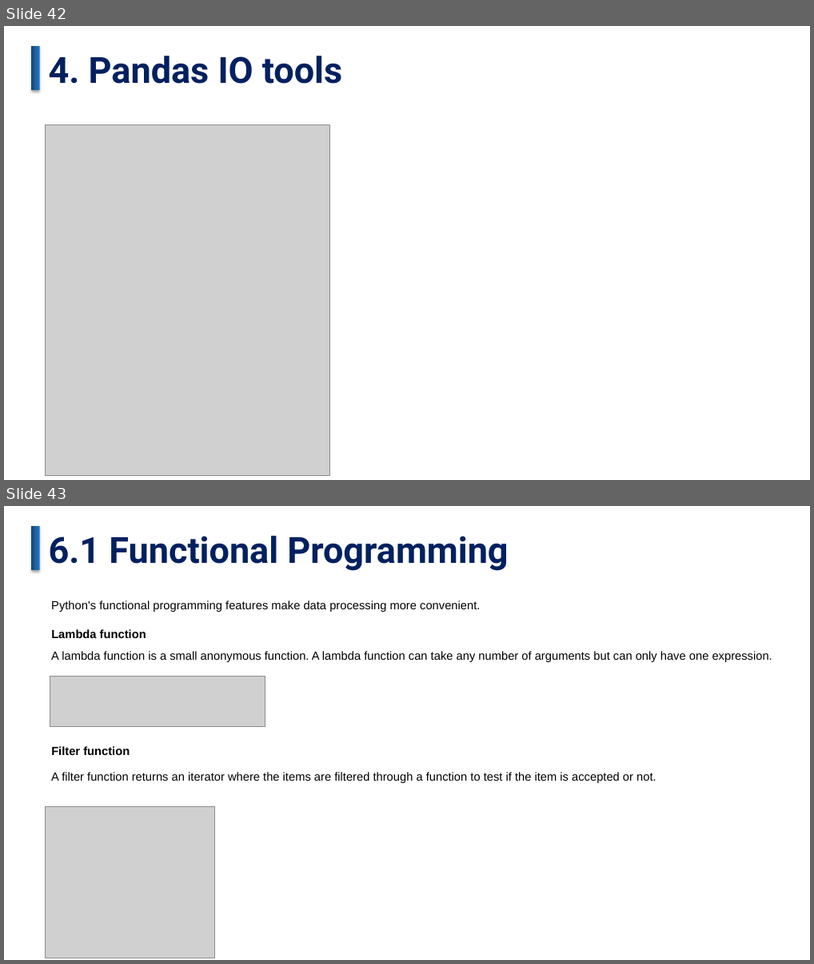
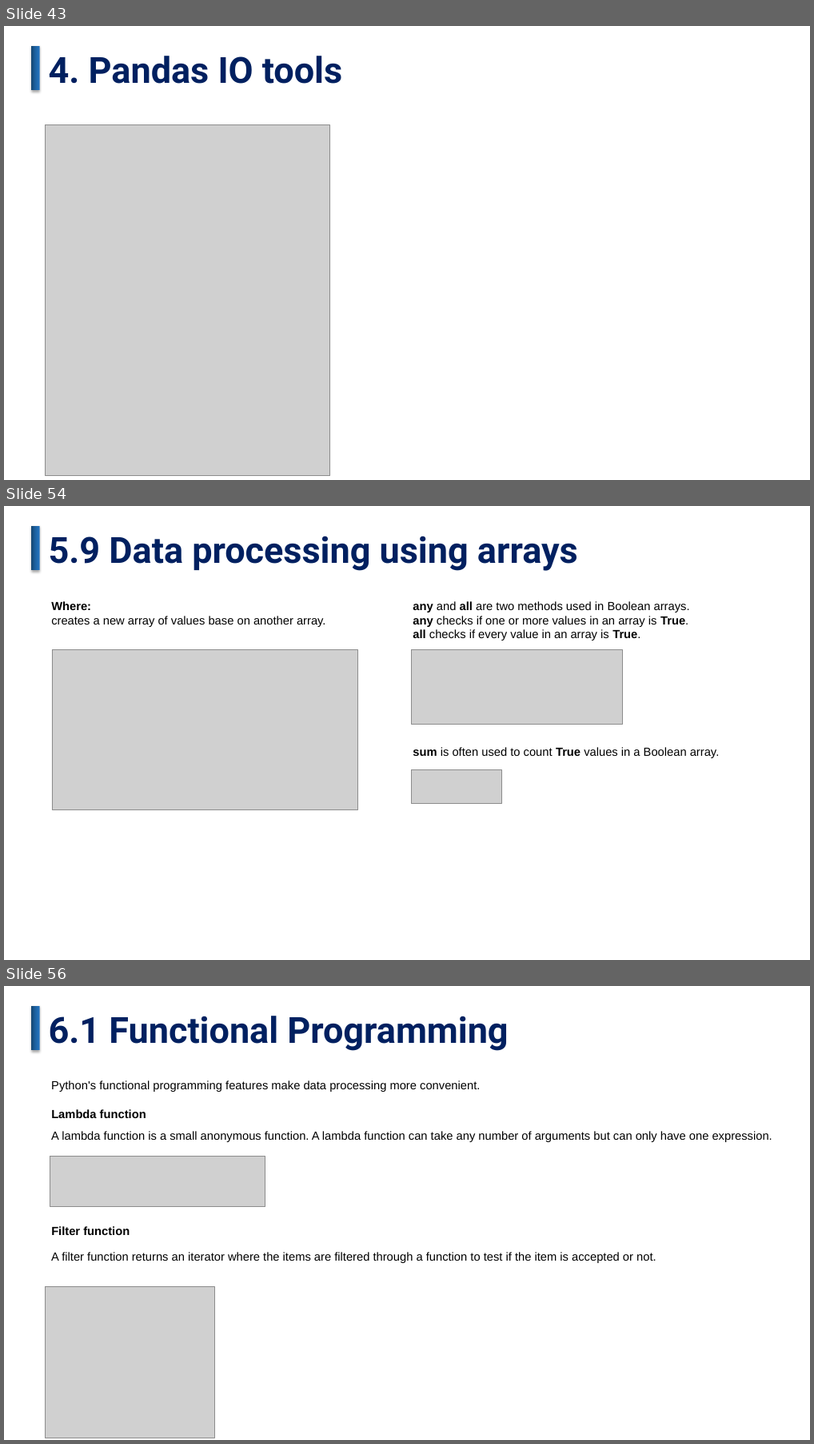
Before and after one commit to JasonZhangHub/DataAnalysiswithPython-FullCourseForBeginners, a slide deck: Data Analysis with Python-Full Course for Beginners.pptx. Shown one above the other, each under a label of ours: slides 42 and 43 before the commit, slides 43, 54 and 56 after it; the slides between them are not shown. The pictures are 814x964 and 814x1444 pixels, drawn with LibreOffice and Linux fonts; fonts in the diff are those of the drawing; grey boxes stand for pictures. Boxes give left, top, right and bottom in pixels: in the first picture for what was removed or moved away, otherwise in the second. Text is boxed around its words. In the diff, an @@ line names an element or a change of style, - is before the commit and + after.

```diff
--- a/Data Analysis with Python-Full Course for Beginners.pptx
+++ b/Data Analysis with Python-Full Course for Beginners.pptx
@@ slide 54 added at [4,506,810,960], background #FFFFFF @@
@@ rectangle added at [31,526,40,571], fill gradient #164672 to #1F63A2 to #2476C0 @@
@@ text added at [49,536,578,571], 42.9 pt, text #002060, bold @@
+5.9 Data processing using arrays
@@ text added at [51,601,326,627], 14 pt, text #000000 @@
+Where:
+creates a new array of values base on another array.
@@ text added at [413,601,690,640], 14 pt, text #000000 @@
+any and all are two methods used in Boolean arrays.
+any checks if one or more values in an array is True.
+all checks if every value in an array is True.
@@ picture added at [52,650,358,810] @@
@@ picture added at [412,650,623,724] @@
@@ text added at [413,747,720,758], 14 pt, text #000000 @@
+sum is often used to count True values in a Boolean array.
@@ picture added at [412,770,502,804] @@
@@ what was slide 42 is now slide 43 @@
@@ what was slide 43 is now slide 56 @@
```
Also in this commit, not shown: 5 slides changed, 12 other slides added.
